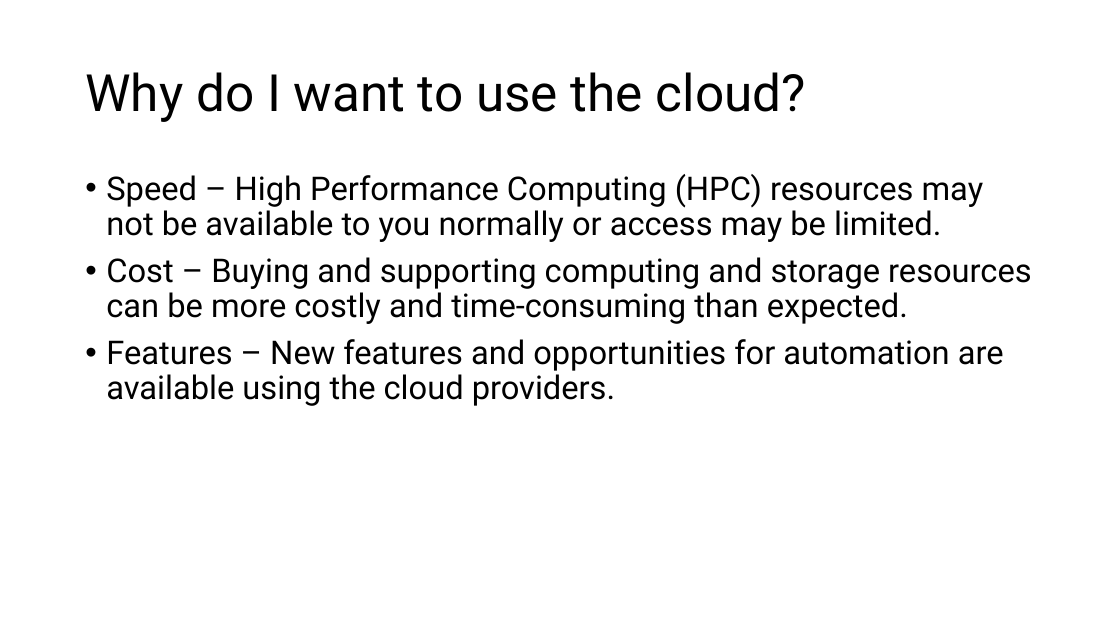
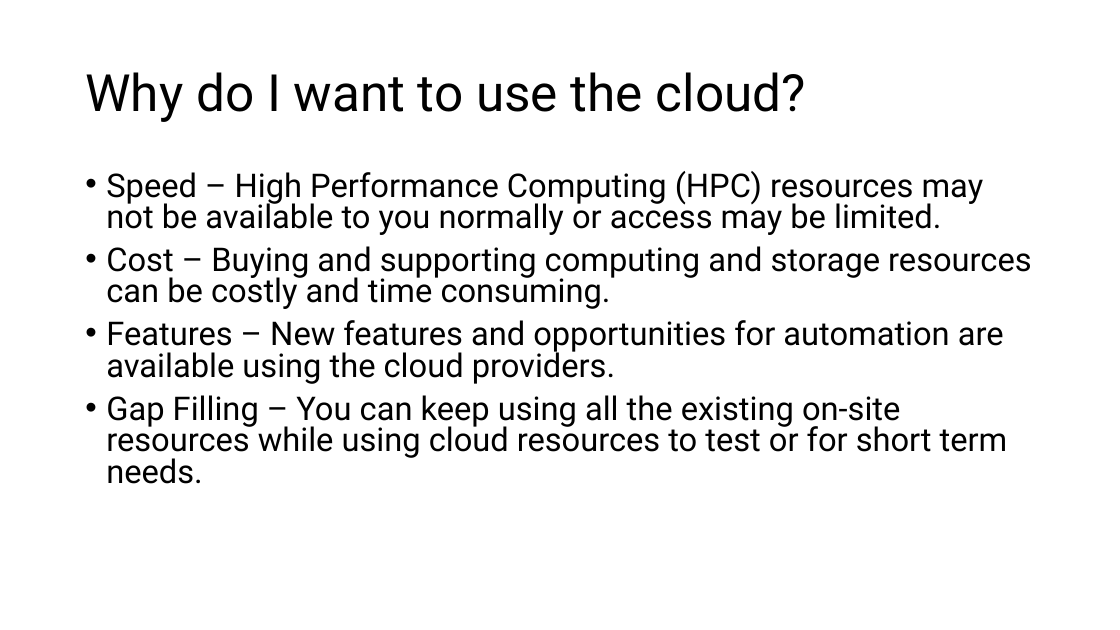
Before and after one commit to ncbi/ASHG-Workshop-2021, a slide deck: slide 6 of Interactive_ASHG.pptx (slide 7 before the commit). Drawn at 1120x630 pixels with LibreOffice and Linux fonts; fonts in the diff are those of the drawing; background and template pictures are left out. Boxes give left, top, right and bottom in pixels: in the first picture for what was removed or moved away, otherwise in the second. Text is boxed around its words. In the diff, an @@ line names an element or a change of style, - is before the commit and + after.

Commit message:
Add files via upload
renamed handout slides by provider, updated interactive and GCP slides

```diff
--- a/Interactive_ASHG.pptx
+++ b/Interactive_ASHG.pptx
@@ text at box(106, 171, 1004, 384): line spacing 0.9 to 0.8 @@
@@ text at box(106, 246, 1031, 309): text changed @@
-• Cost – Buying and supporting computing and storage resources can be more costly and time-consuming than expected.
+• Cost – Buying and supporting computing and storage resources can be costly and time consuming.
@@ text at box(106, 395, 1008, 484): paragraph added @@
+• Gap Filling – You can keep using all the existing on-site resources while using cloud resources to test or for short term needs.
```
Also in this commit, not shown: 6 other slides changed, 1 slide added, 2 other files.
